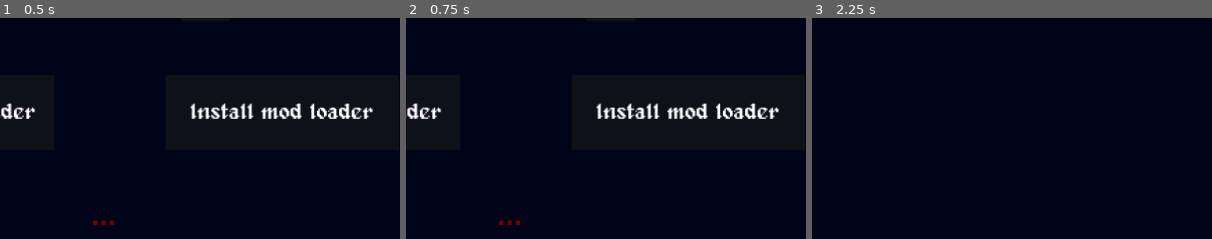
Above: before the commit, frames 1-3 (left to right).
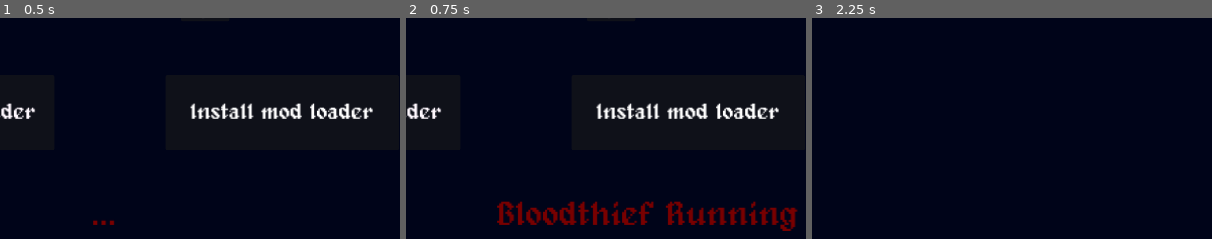
Above: after the commit, the same moments.

Repository: olvior/bloodthief-mod-loader
Game: Godot game, scene res://main_tab/main.tscn
The game is run twice, just before and just after one commit, with the same random seed, the same clock (stepped at 60 frames per second) and the same inputs.
Inputs:
- Up to frame 1 (0.5 s): no input
- Up to frame 2 (0.75 s): click "Launch Game" at 0.5 s
- Up to frame 3 (2.25 s): click "Launch Game" at 1.25 s; click "Mods" at 2 s
The pictures show only the part of the screen within x 36-86%, y 30-80%; the shares and areas given below are measured in that part.

Frame 1 is identical in both runs. In frame 2, 3.7% of the frame differs, in the area x 22-98%, y 82-97%; in frame 3, nothing differs.
Error before the commit: Parse Error: Identifier "terminal_paths" not declared in the current scope. (res://main_tab/manager.gd:120)
Error after the commit: Invalid operands 'Nil' and 'String' in operator '+'. (res://mods/mods_scene.gd:13)

Commit message:
Update manager.gd
- fixed conflicts

Diff:
--- a/bt_mod_loader_installer/main_tab/manager.gd
+++ b/bt_mod_loader_installer/main_tab/manager.gd
@@ -106,6 +106,19 @@
 	else:
 		error_label.text = "Something went wrong. \nError Code: " + str(error_code)
 
+var terminal_paths = [
+	"x-terminal-emulator",
+	"gnome-terminal",
+	"konsole",
+	"xfce4-terminal",
+	"alacritty",
+	"lxterminal",
+	"mate-terminal",
+	"terminator",
+	"urxvt",
+	"rxvt"
+]
+
 func _on_load_game_console_button_up() -> void:
 	error_label.text = "Launching Bloodthief..."
 	var error_code
